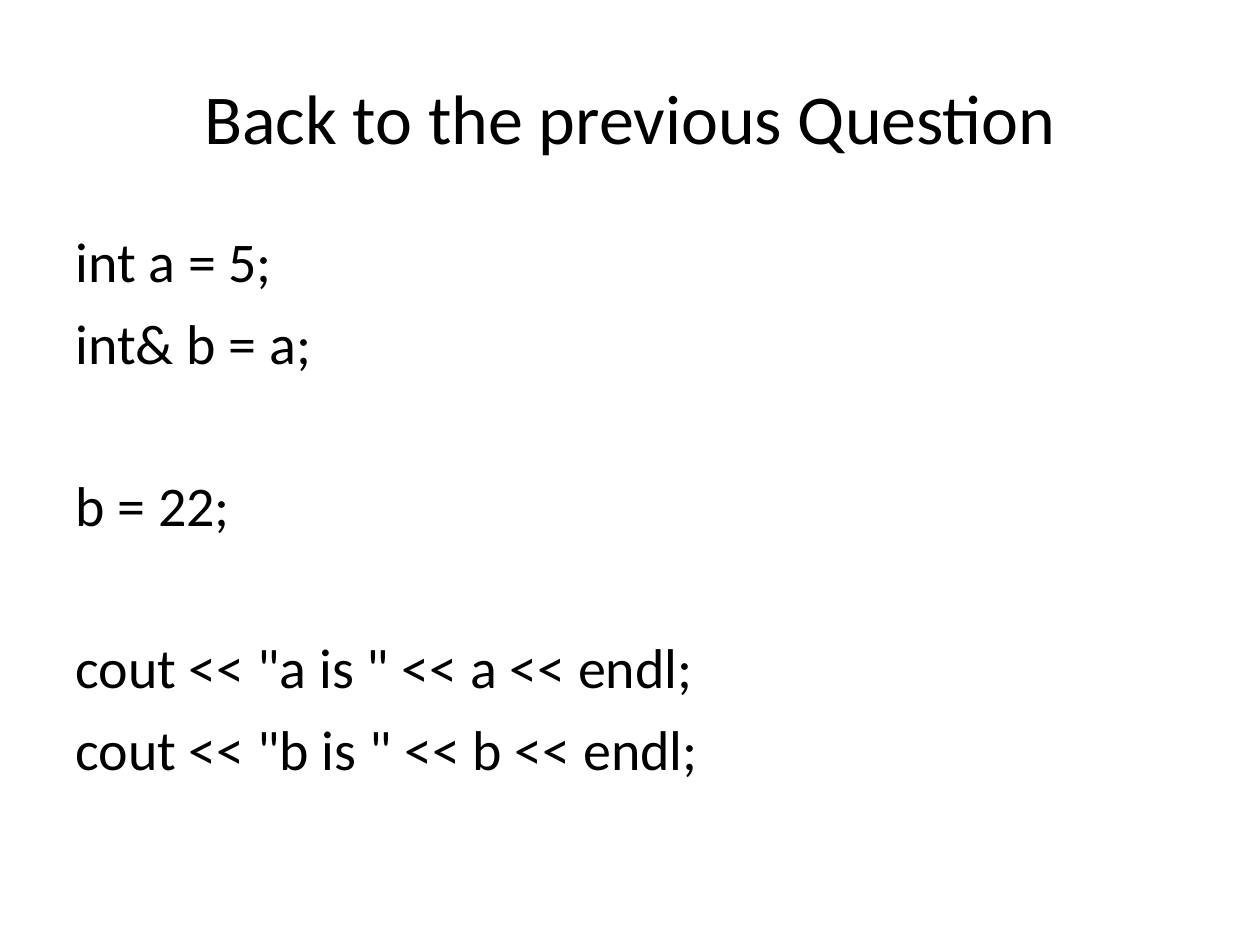
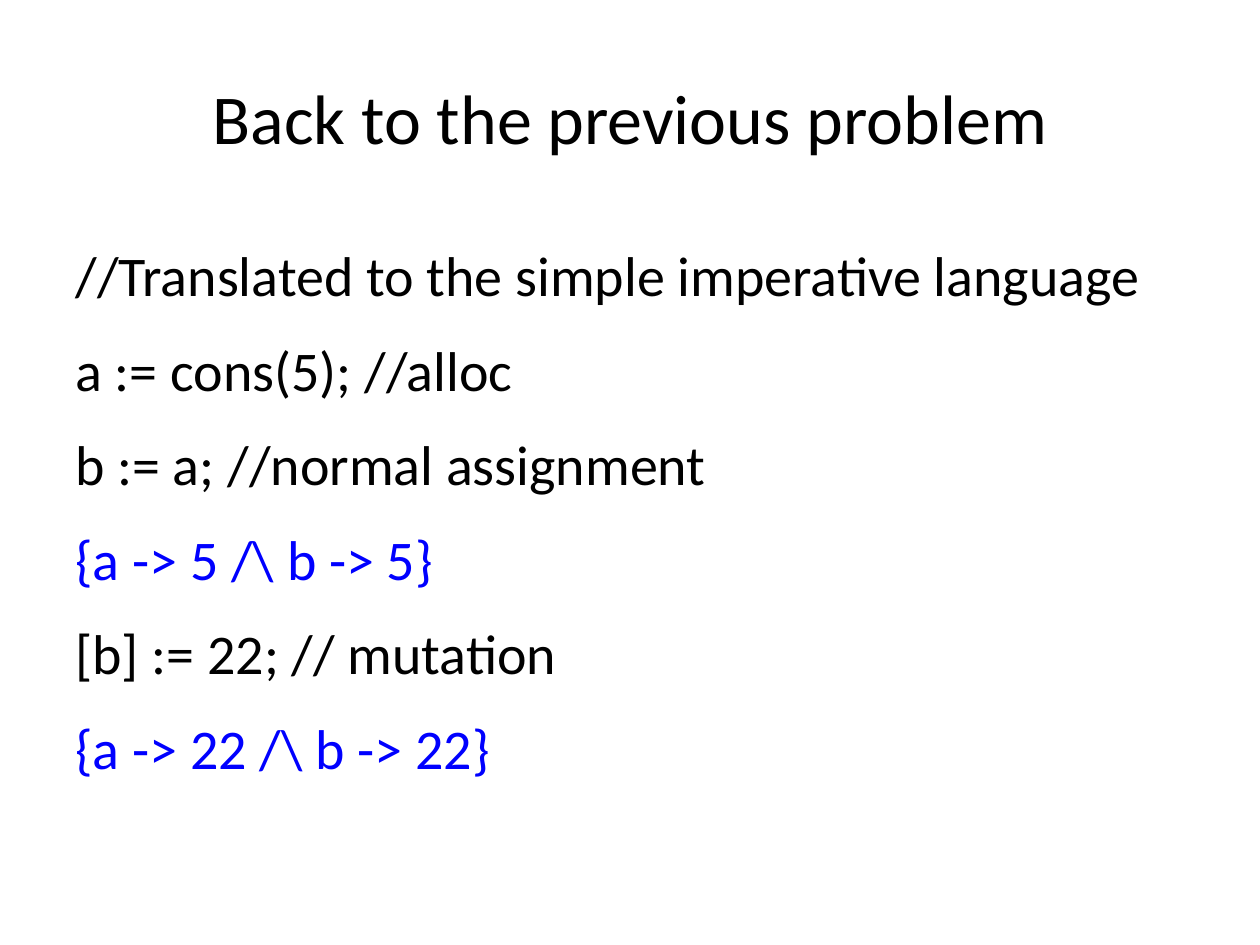
Before and after one commit to xiaohe27/Papers4Courses, a slide deck: slide 10 of FM/presentations/Overview of Separation Logic.ppt. Drawn at 1260x945 pixels with LibreOffice and Linux fonts; fonts in the diff are those of the drawing. Boxes give left, top, right and bottom in pixels: in the first picture for what was removed or moved away, otherwise in the second. Text is boxed around its words. In the diff, an @@ line names an element or a change of style, - is before the commit and + after.

Commit message:
add

```diff
--- a/FM/presentations/Overview of Separation Logic.ppt
+++ b/FM/presentations/Overview of Separation Logic.ppt
@@ title at bbox=[213, 95, 1047, 156]: text changed @@
-Back to the previous Question
+Back to the previous problem
@@ text at bbox=[75, 257, 1139, 777]: text changed @@
-int a = 5;
-int& b = a;
-b = 22;
-cout << "a is " << a << endl;
-cout << "b is " << b << endl;
+//Translated to the simple imperative language
+a := cons(5); //alloc
+b := a; //normal assignment
+{a -> 5 /\ b -> 5}
+[b] := 22; // mutation
+{a -> 22 /\ b -> 22}
```
Also in this commit, not shown: 1 slide added.
